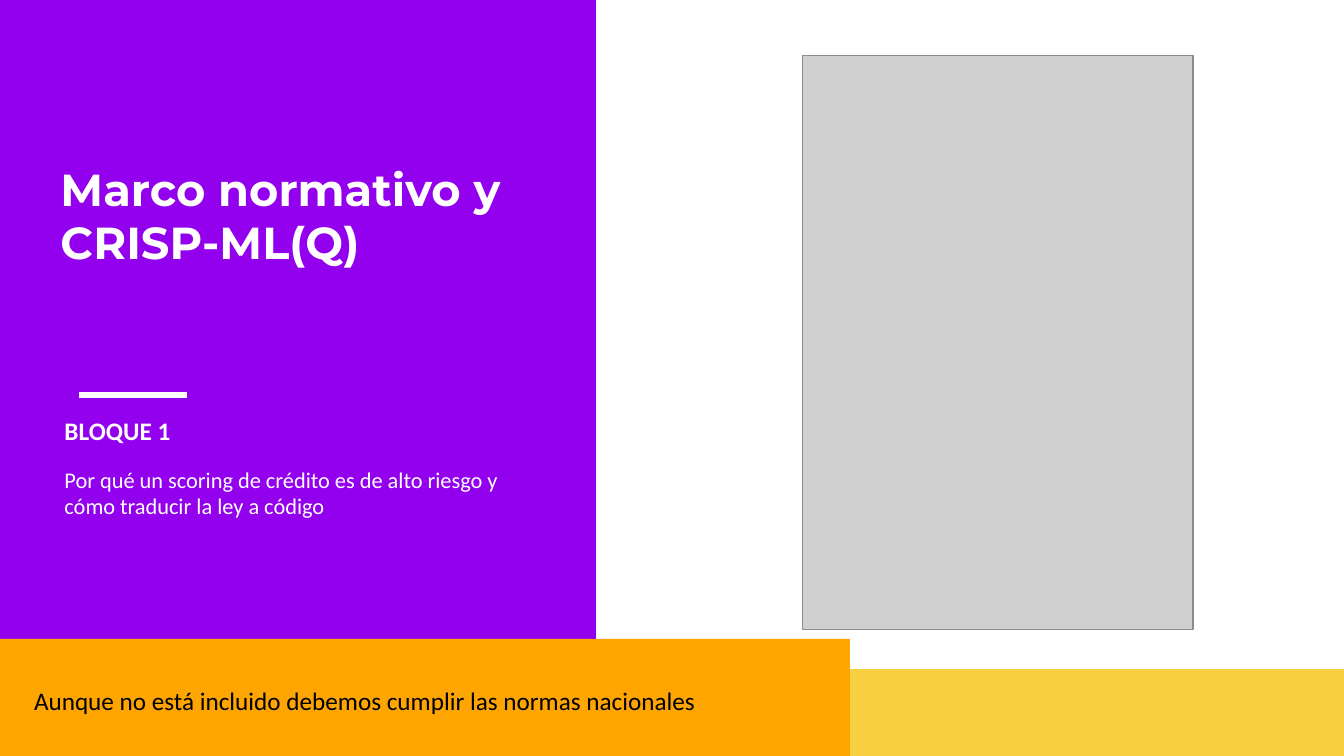
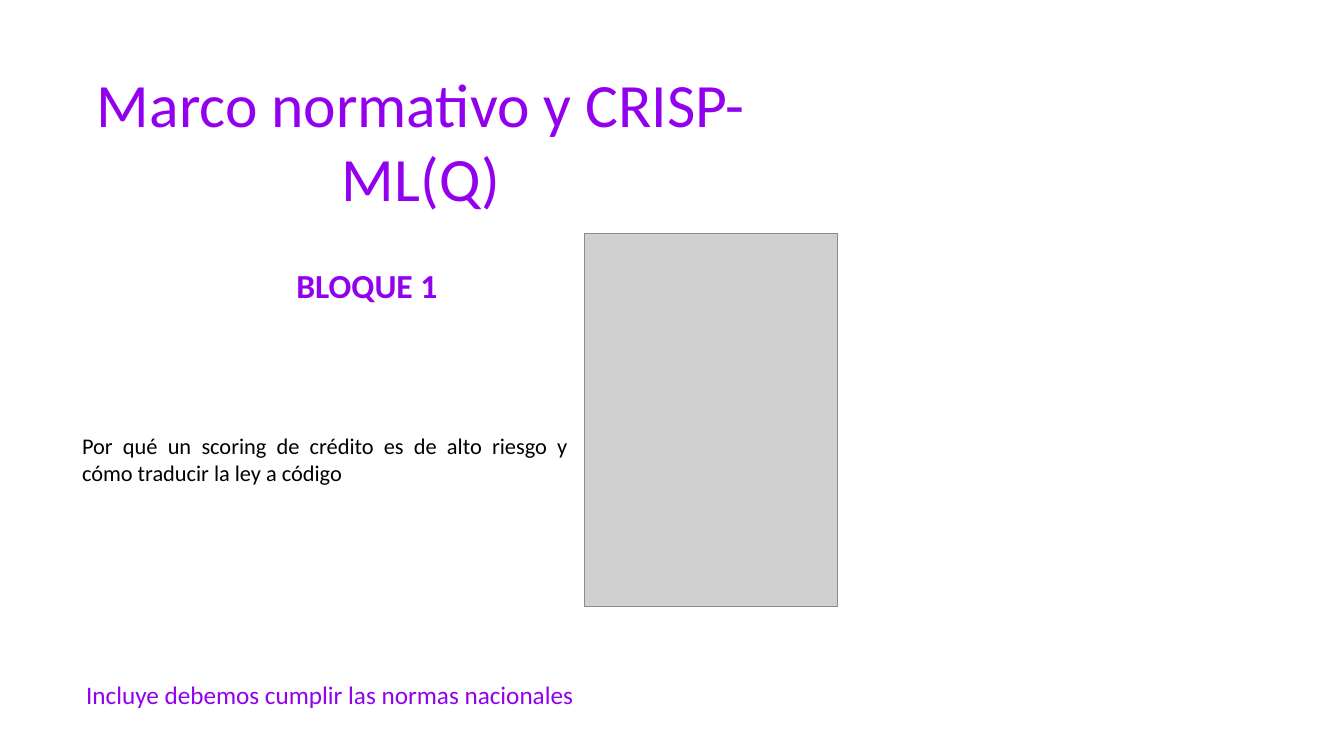
Before and after one commit to adiacla/Conferencia-42001-con-MLFlow-y-DVC, a slide deck: slide 3 of Presentacion/Taller_MLOps_CRISP-ML_Q_Presentacion_con_notas.pptx. Drawn at 1344x756 pixels with LibreOffice and Linux fonts; fonts in the diff are those of the drawing; grey boxes stand for pictures; background and template pictures are left out. Boxes give left, top, right and bottom in pixels: in the first picture for what was removed or moved away, otherwise in the second. Text is boxed around its words. In the diff, an @@ line names an element or a change of style, - is before the commit and + after.

```diff
--- a/Presentacion/Taller_MLOps_CRISP-ML_Q_Presentacion_con_notas.pptx
+++ b/Presentacion/Taller_MLOps_CRISP-ML_Q_Presentacion_con_notas.pptx
@@ rectangle removed at (x1=0, y1=0, x2=596, y2=756) @@
@@ freeform shape removed at (x1=1, y1=0, x2=596, y2=756) @@
@@ text "Marco normativo y CRISP-ML(Q)" moved from (x1=60, y1=170, x2=501, y2=268) to (x1=97, y1=84, x2=745, y2=210) @@
@@ text "Marco normativo y CRISP-ML(Q)" at (x1=97, y1=84, x2=745, y2=210): size 32 to 44 pt, font Montserrat to Calibri, text colour #FFFFFF to #9200EE, bold off; alignment left to centre; more space between paragraphs @@
@@ picture resized from (x1=803, y1=55, x2=1193, y2=630) to (x1=585, y1=233, x2=838, y2=606) @@
@@ text "BLOQUE 1" moved from (x1=64, y1=423, x2=171, y2=444) to (x1=296, y1=276, x2=437, y2=303) @@
@@ text "BLOQUE 1" at (x1=296, y1=276, x2=437, y2=303): size 18 to 24 pt, text colour #FFFFFF to #9200EE @@
@@ line removed from (80, 395) to (187, 395) @@
@@ text "Por qué un scoring de ..." moved from (x1=64, y1=472, x2=497, y2=518) to (x1=82, y1=438, x2=567, y2=485) @@
@@ text "Por qué un scoring de ..." at (x1=82, y1=438, x2=567, y2=485): text colour #FFFFFF to #000000; alignment left to justified @@
@@ rectangle removed at (x1=0, y1=639, x2=851, y2=756) @@
@@ freeform shape removed at (x1=0, y1=667, x2=851, y2=756) @@
@@ text at (x1=86, y1=686, x2=573, y2=708): text changed; text colour #000000 to #9200EE @@
-Aunque no está incluido debemos cumplir las normas nacionales
+Incluye debemos cumplir las normas nacionales
@@ freeform shape removed at (x1=810, y1=669, x2=1344, y2=756) @@
```
Also in this commit, not shown: 1 other slide changed.
